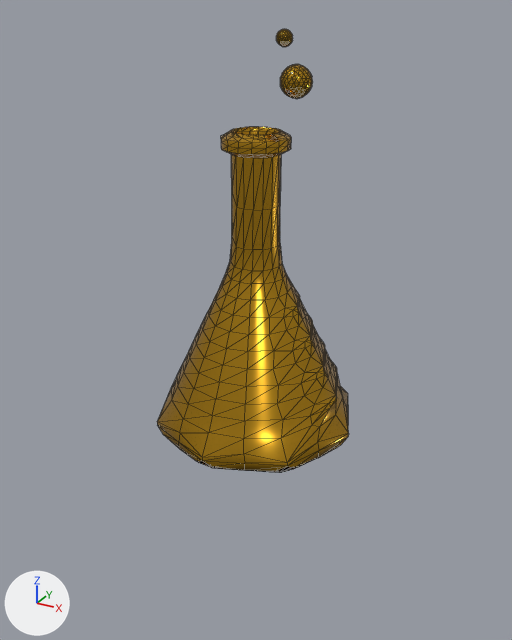
The glTF model public/assets/models/gold/chemistry.glb: old version first, new version second.
Both versions are drawn from a 50 mm camera at (0.781, -1.421, 0.538) aimed at (0.001, -0.001, -0.172). The axes (+X, +Y, +Z) are drawn at lower left. The lights are the same throughout. The picture after the commit comes second. Mesh edges are drawn as thin lines. Where no turn or scale is listed for an object, it has been applied to the vertices.

In view in the first picture: 'Beaker_Icosphere'.
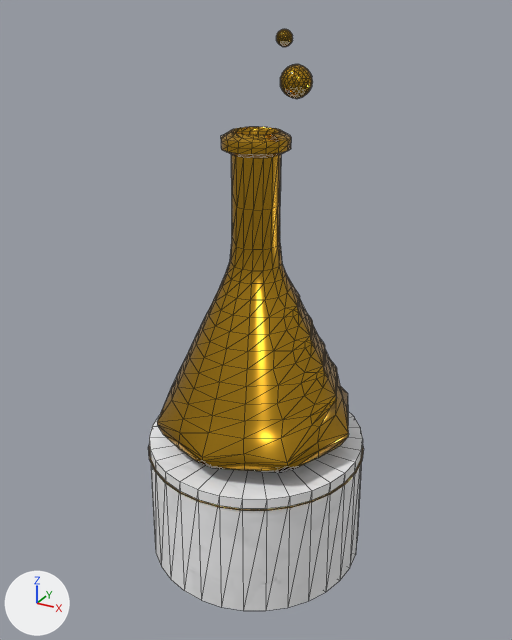
The newer file is also rescaled (x0.747), turned or shifted as a whole; pictures and numbers use the older file's frame.

What differs and where, as boxes [x1, y1, x2, y2] in the pictures (512 x 640 px):
'marble_column', added
    after: [149, 411, 363, 611]
'gold_inlay_ring', added
    after: [148, 446, 364, 511]

Edits to the bpy script that builds the scene:
```text
Add img_image_0:
    img_image_0 = load_image('Image_0', '_unpacked/Image_0', 384, 72, 'sRGB')
Add mat_base__polished_gold:
    mat_base__polished_gold = principled_material('base__polished_gold')
    mat_base__polished_gold.base_color = (0.694, 0.376, 0.0252)  # orange #d9a52c
    mat_base__polished_gold.metallic = 0.95
    mat_base__polished_gold.roughness = 0.19
Add mat_base__white_marble:
    mat_base__white_marble = bpy.data.materials.new('base__white_marble')
    # colours: white #fcfcfd
    # uses the picture img_image_0
Add me_mesh_2:
    me_mesh_2.from_pydata(...)  # 96 vertices, 192 faces; spans x -0.287..0.287, y -0.287..0.287, z -0.002..0.002
    me_mesh_2.materials.append(mat_base__polished_gold)  # orange #d9a52c
Add me_mesh_1:
    me_mesh_1.from_pydata(...)  # a 32-sided cut cone along z (radius 0.288 at the low end, 0.284 at the high end) spanning x -0.288..0.288, y -0.288..0.288, z -0.17..0.17
    me_mesh_1.materials.append(mat_base__white_marble)
Add ob_gold_inlay_ring:
    ob_gold_inlay_ring = bpy.data.objects.new('gold_inlay_ring', me_mesh_2)
    ob_gold_inlay_ring.location = (0.0, 0.0, -0.53)
Add ob_marble_column:
    ob_marble_column = bpy.data.objects.new('marble_column', me_mesh_1)
    ob_marble_column.location = (0.0, 0.0, -0.67)
```
